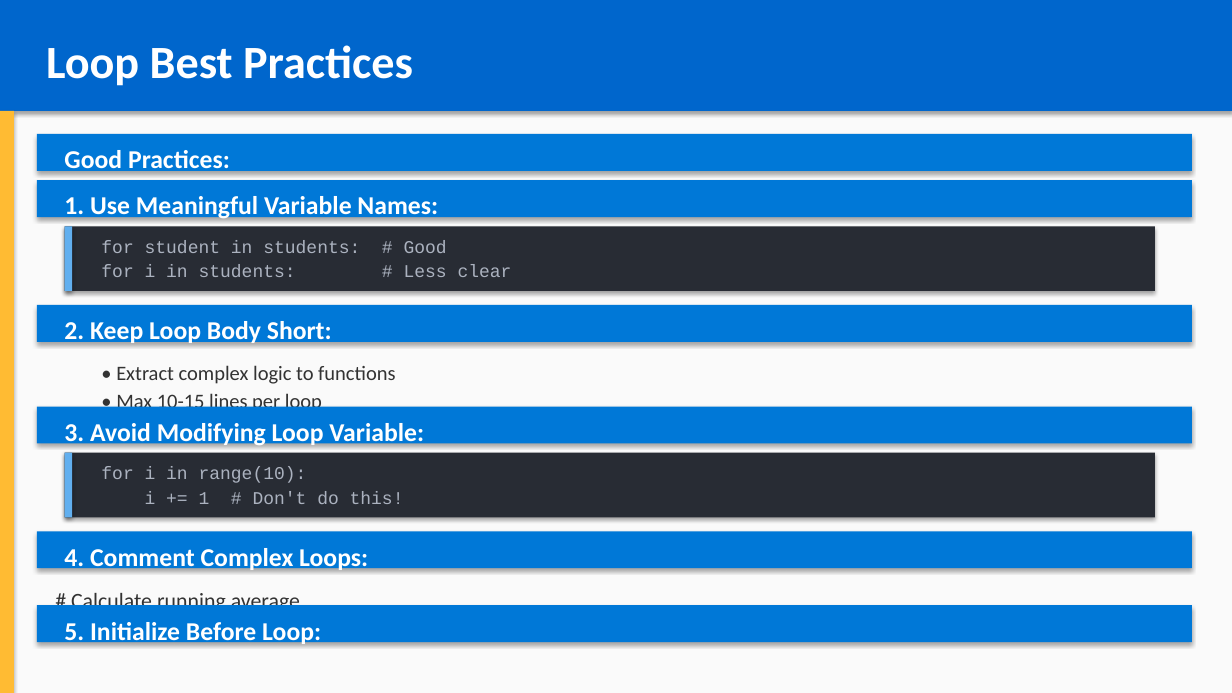
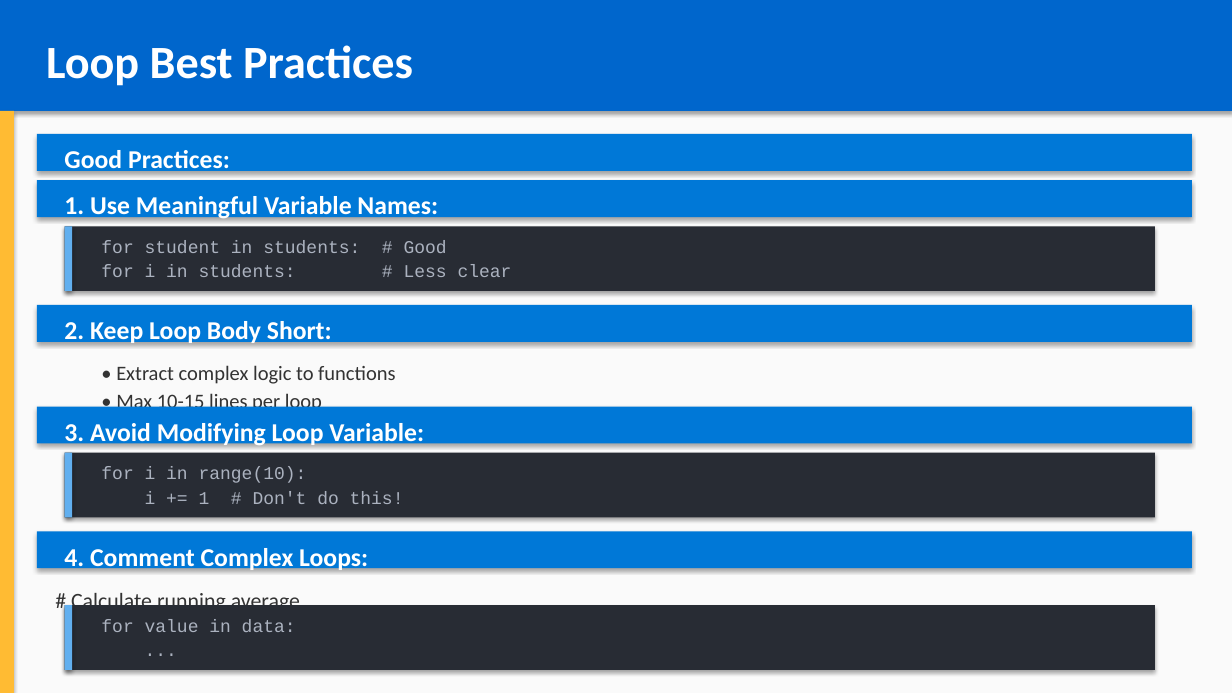
Before and after one commit to YouROS12/courses, a slide deck: slide 26 of python_course/chapter_04_loops/loops.pptx (slide 15 before the commit). Drawn at 1232x693 pixels with LibreOffice and Linux fonts; fonts in the diff are those of the drawing. Boxes give left, top, right and bottom in pixels: in the first picture for what was removed or moved away, otherwise in the second. Text is boxed around its words. In the diff, an @@ line names an element or a change of style, - is before the commit and + after.

```diff
--- a/python_course/chapter_04_loops/loops.pptx
+++ b/python_course/chapter_04_loops/loops.pptx
@@ text removed at (64,622,321,646) @@
-5. Initialize Before Loop:
@@ rectangle: place and size @@
-rectangle at (37,605,1192,642)
+rectangle at (65,605,1155,670)
@@ rectangle at (65,605,1155,670): fill #0078D7 to #282C34 @@
@@ rectangle added at (65,605,72,670), fill #61AFEF @@
@@ text added at (101,619,296,632), 14 pt, text #ABB2BF @@
+for value in data:
+...
```
Also in this commit, not shown: 10 other slides changed, 14 slides added, 2 slides removed, 10 other files.
